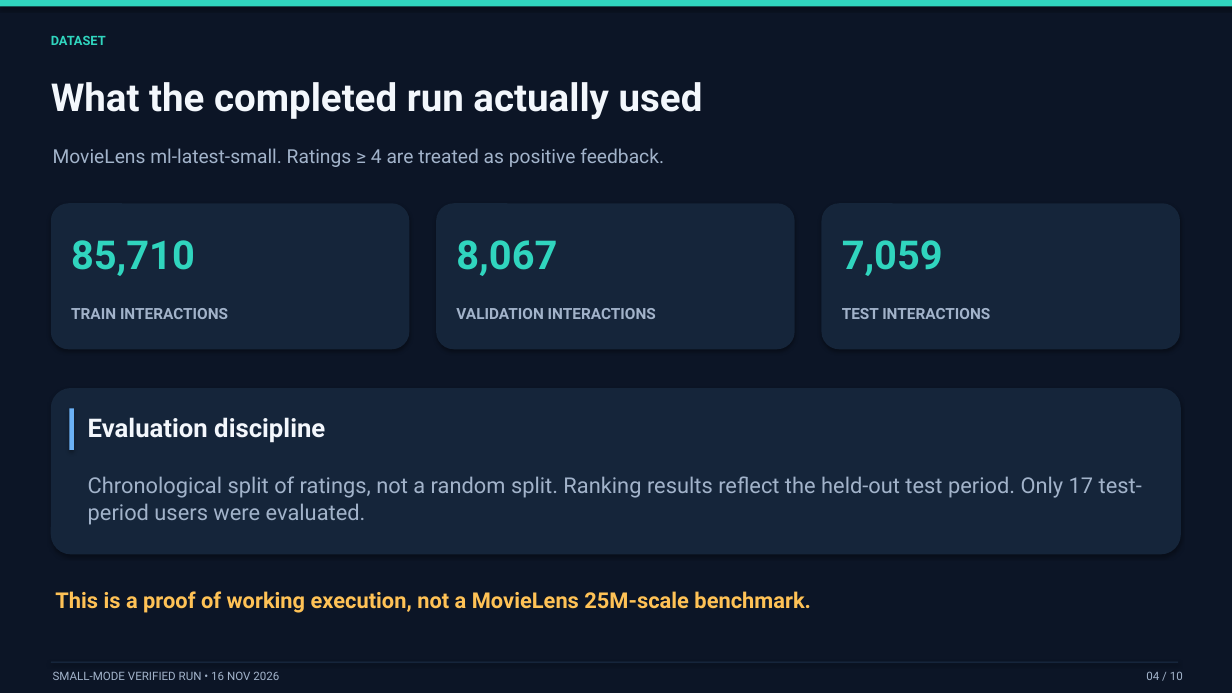
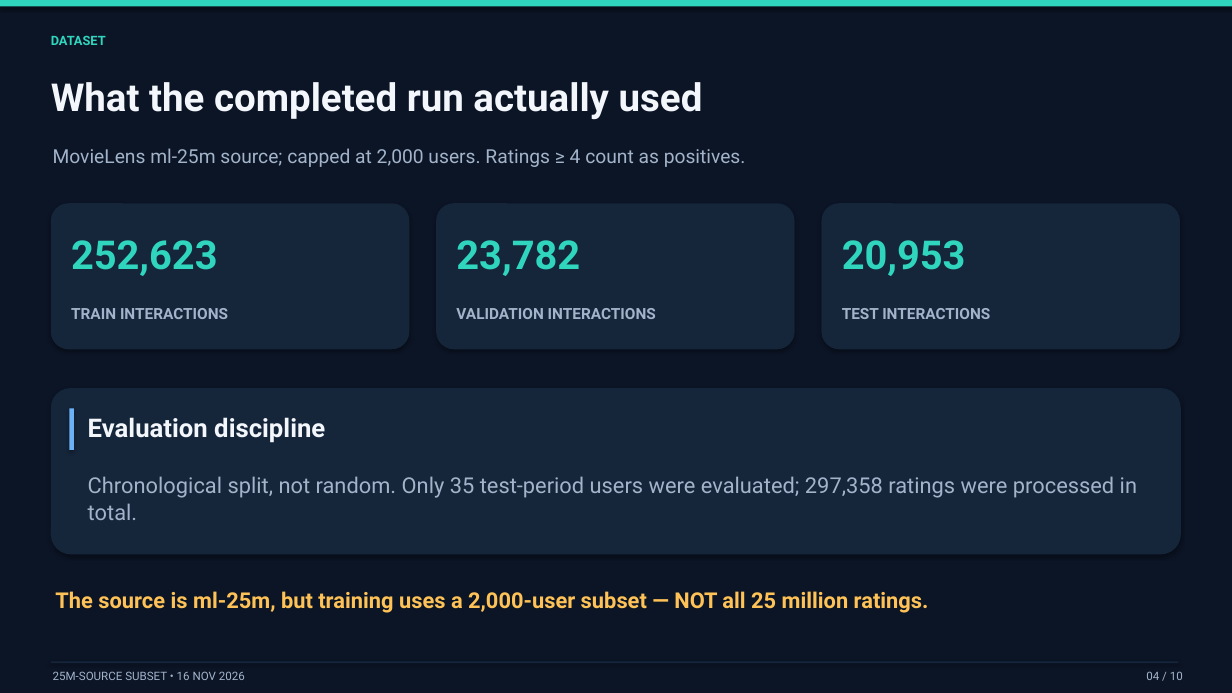
Before and after one commit to HarleetKaur/recsys-engine, a slide deck: slide 4 of docs/Recommendation_Engine_10min.pptx. Drawn at 1232x693 pixels with LibreOffice and Linux fonts; fonts in the diff are those of the drawing. Boxes give left, top, right and bottom in pixels: in the first picture for what was removed or moved away, otherwise in the second. Text is boxed around its words. In the diff, an @@ line names an element or a change of style, - is before the commit and + after.

Commit message:
Add MovieLens 25M subset results and final documentation

```diff
--- a/docs/Recommendation_Engine_10min.pptx
+++ b/docs/Recommendation_Engine_10min.pptx
@@ text at [53,148,746,167]: text changed @@
-MovieLens ml-latest-small. Ratings ≥ 4 are treated as positive feedback.
+MovieLens ml-25m source; capped at 2,000 users. Ratings ≥ 4 count as positives.
@@ text at [71,240,217,276]: text changed @@
-85,710
+252,623
@@ text at [456,240,580,276]: text changed @@
-8,067
+23,782
@@ text at [842,240,966,276]: text changed @@
-7,059
+20,953
@@ text at [88,476,1137,520]: text changed @@
-Chronological split of ratings, not a random split. Ranking results reflect the held-out test period. Only 17 test-period users were evaluated.
+Chronological split, not random. Only 35 test-period users were evaluated; 297,358 ratings were processed in total.
@@ text at [55,591,929,613]: text changed @@
-This is a proof of working execution, not a MovieLens 25M-scale benchmark.
+The source is ml-25m, but training uses a 2,000-user subset — NOT all 25 million ratings.
@@ text at [53,671,245,680]: text changed @@
-SMALL-MODE VERIFIED RUN • 16 NOV 2026
+25M-SOURCE SUBSET • 16 NOV 2026
```
Also in this commit, not shown: 9 other slides changed, 14 other files.
